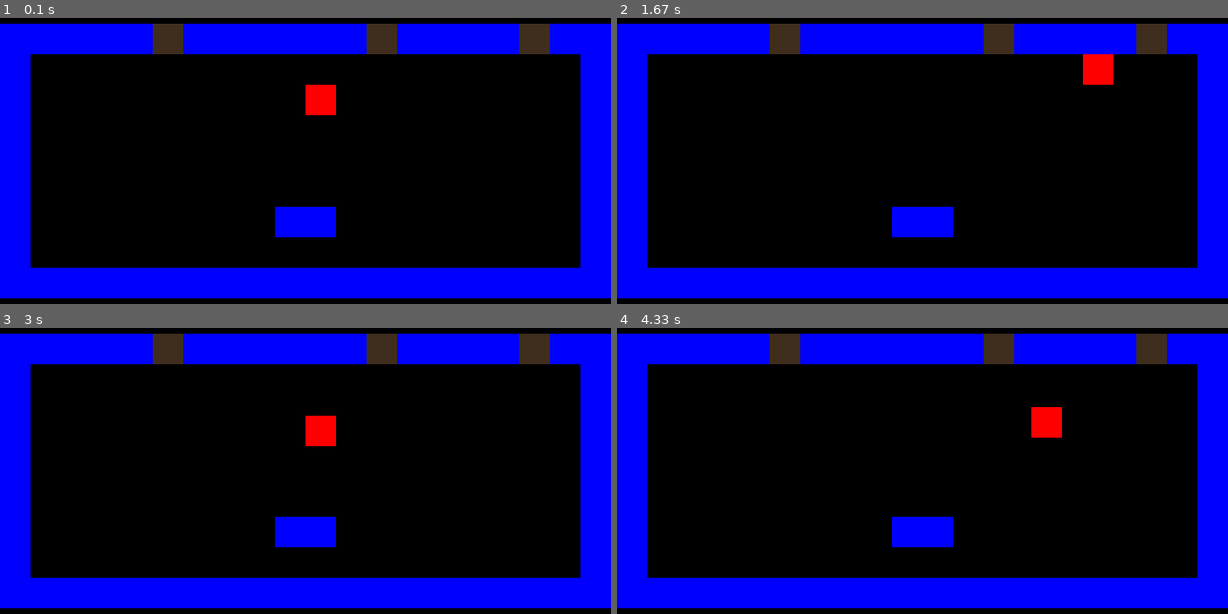
Above: before the commit, frames 1-4 (two rows, left to right).
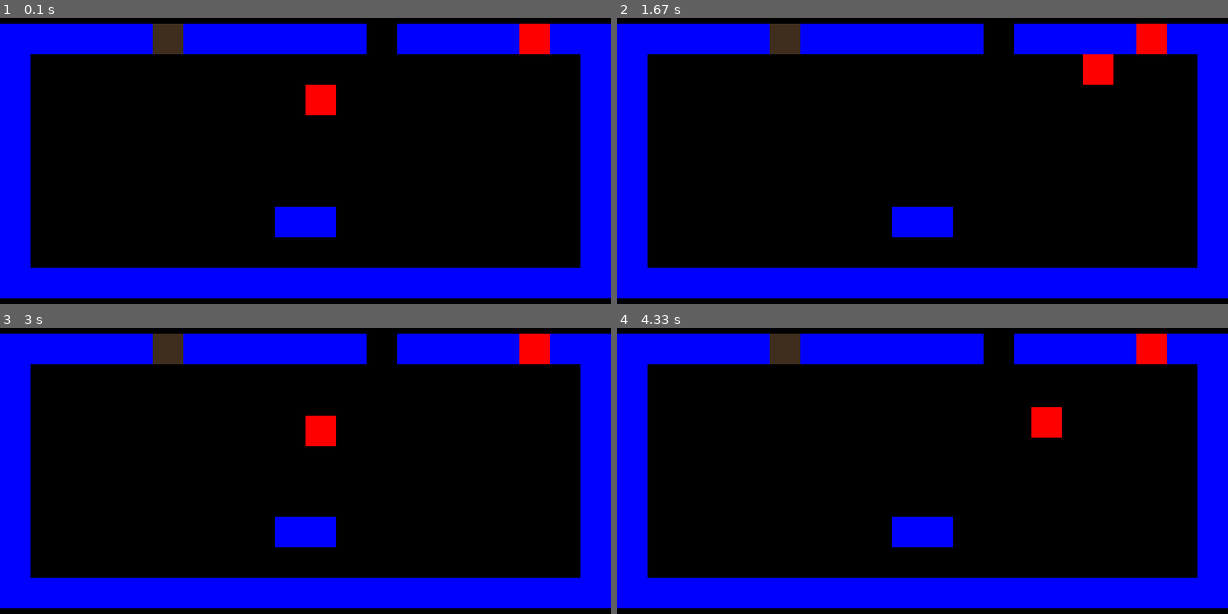
Above: after the commit, the same moments.

Repository: ClintLeetwood/PyGame-Projekt
Game: pygame game, started from Python Spelprojekt/Python_Spelprojekt.py
The game is run twice, just before and just after one commit, with the same random seed, the same clock (stepped at 60 frames per second) and the same inputs.
Inputs:
- Up to frame 1 (0.1 s): no input
- Up to frame 2 (1.67 s): hold Right 0.33-0.8 s; hold Up 0.83-1.13 s; hold Right 1.17-1.63 s
- Up to frame 3 (3 s): hold Left 1.67-2.2 s; hold Down 2.23-2.53 s; hold Left 2.57-2.97 s
- Up to frame 4 (4.33 s): hold Up 3-3.37 s; hold Right 3.4-4.03 s; hold Down from 4.07 s (still down)

The runs differ from the first frame. In frame 1, 1.1% of the frame differs, in the area x 60-90%, y 2-13%; in frame 2, 1.1%; in frame 3, 1.1%; in frame 4, 1.1%.

Commit message:
new parts

Diff:
--- a/Python Spelprojekt/Python_Spelprojekt.py
+++ b/Python Spelprojekt/Python_Spelprojekt.py
@@ -5,6 +5,7 @@
 class Game:
     def __init__(self):
         pygame.init()
+        self.state="hallway"
         self.screen=pygame.display.set_mode((WIN_WIDTH,WIN_HEIGHT))
         self.clock=pygame.time.Clock()
         #self.font=pygame.font.Font('Arial',32)
@@ -17,18 +18,22 @@
                     Block(self,j,i)
                 if column=="P":
                     Player(self,j,i)
-                if column=="D":
-                    Door(self,j,i)
+                if column=="1":
+                    Door1(self,j,i)
+                if column=="2":
+                    Door2(self,j,i)
+                if column=="3":
+                    Door3(self,j,i)
 
 
     def new(self):
         #the start of the new game
         self.playing=True
 
-        self.all_sprites=pygame.sprite.LayeredUpdates()
+        self.player=pygame.sprite.LayeredUpdates()
         self.blocks=pygame.sprite.LayeredUpdates() #the wallllsss
         self.doors=pygame.sprite.LayeredUpdates()
-
+        self.all_sprites=pygame.sprite.LayeredUpdates()
         self.Tilemap()
 
     def events(self):
@@ -38,7 +43,9 @@
                 self.running=False
 
 
-
+    def open_door(self):
+        #self.doors=
+        pass
 
     def update(self): #moves the image
         self.all_sprites.update()
@@ -48,20 +55,32 @@
         self.all_sprites.draw(self.screen) #puts everything on the window
         self.clock.tick(FPS) #how many time per second it updates
         pygame.display.update() #gives the updated screen
-
+    def statemanager(self):
+        if self.state=="hallway":
+            self.hallway()
+        if self.state=="level1":
+            self.level1()
     def hallway(self):
         #game loop
+
         while self.playing:
             self.events()
             self.update()
             self.draw()
+
+
         self.running=False #when the game is over
     def level1(self):
-        while Player.hp>0:
-            self.playing=True
-            self.event()
+        pygame.quit()
+        #while self.player.hp>0:
+         #   self.playing=True
+          #  self.event()
 
+    def level2(self):
         pass
+
+
+
 
     def game_over(self):
         pass
@@ -72,7 +91,7 @@
 g.intro_screen()
 g.new()
 while g.running:
-    g.hallway()
+    g.statemanager()
     g.game_over()
 
 pygame.quit()
--- a/Python Spelprojekt/config.py
+++ b/Python Spelprojekt/config.py
@@ -15,7 +15,7 @@
     '',
     '',
     '',
-'BBBBBDBBBBBBDBBBBDBB',
+'BBBBB1BBBBBB2BBBB3BB',
 'B..................B',
 'B.........P........B',
 'B..................B',
--- a/Python Spelprojekt/sprites.py
+++ b/Python Spelprojekt/sprites.py
@@ -6,7 +6,7 @@
     def __init__(self,game,x,y): #x,y gives the location of the player
         self.game=game
         self._layer=PLAYER_LAYER #so the player is not under anything
-        self.groups=self.game.all_sprites
+        self.groups=self.game.all_sprites, self.game.player
         pygame.sprite.Sprite.__init__(self,self.groups)#adds player too all sprites
         self.x=x*TILESIZE
         self.y=y*TILESIZE
@@ -63,17 +63,23 @@
         if direction=="x":
             hits= pygame.sprite.spritecollide(self,self.game.blocks,False)
             if hits:
+
                 if self.x_change>0:
                     self.rect.x=hits[0].rect.left-self.rect.width
                 if self.x_change<0:
                     self.rect.x=hits[0].rect.right
         if direction=="y":
+
             hits=pygame.sprite.spritecollide(self,self.game.blocks,False)
             if hits:
+
                 if self.y_change>0:
                     self.rect.y=hits[0].rect.top - self.rect.height
                 if self.y_change<0:
                     self.rect.y=hits[0].rect.bottom
+
+
+
 
 
 
@@ -117,9 +123,9 @@
         self.rect.x=self.x
         self.rect.y=self.y
 
-class Door(pygame.sprite.Sprite): #Creates the doors
+class Door1(pygame.sprite.Sprite): #Creates the doors
     def __init__(self,game,x,y):
-
+        self.open=True
         self.game=game
         self._layer=DOOR_LAYER
         self.groups=self.game.all_sprites,self.game.doors
@@ -136,3 +142,41 @@
         self.rect=self.image.get_rect()
         self.rect.x=self.x
         self.rect.y=self.y
+class Door2(pygame.sprite.Sprite): #Creates the doors
+    def __init__(self,game,x,y):
+        self.open=False
+        self.game=game
+        self._layer=DOOR_LAYER
+        self.groups=self.game.all_sprites,self.game.doors
+        pygame.sprite.Sprite.__init__(self,self.groups)
+
+        self.x=x*TILESIZE
+        self.y=y*TILESIZE
+        self.width=TILESIZE
+        self.height=TILESIZE
+
+        self.image=pygame.Surface([self.width,self.height])
+        self.image.fill(BLACK)
+
+        self.rect=self.image.get_rect()
+        self.rect.x=self.x
+        self.rect.y=self.y
+class Door3(pygame.sprite.Sprite): #Creates the doors
+    def __init__(self,game,x,y):
+        self.open=False
+        self.game=game
+        self._layer=DOOR_LAYER
+        self.groups=self.game.all_sprites,self.game.doors
+        pygame.sprite.Sprite.__init__(self,self.groups)
+
+        self.x=x*TILESIZE
+        self.y=y*TILESIZE
+        self.width=TILESIZE
+        self.height=TILESIZE
+
+        self.image=pygame.Surface([self.width,self.height])
+        self.image.fill(RED)
+
+        self.rect=self.image.get_rect()
+        self.rect.x=self.x
+        self.rect.y=self.y
